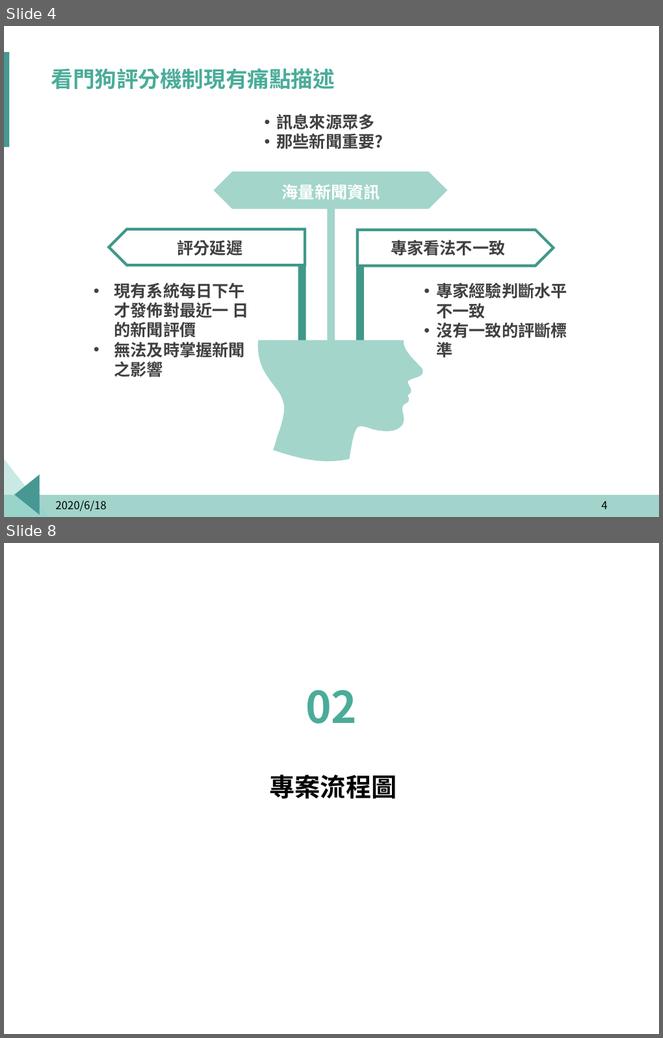
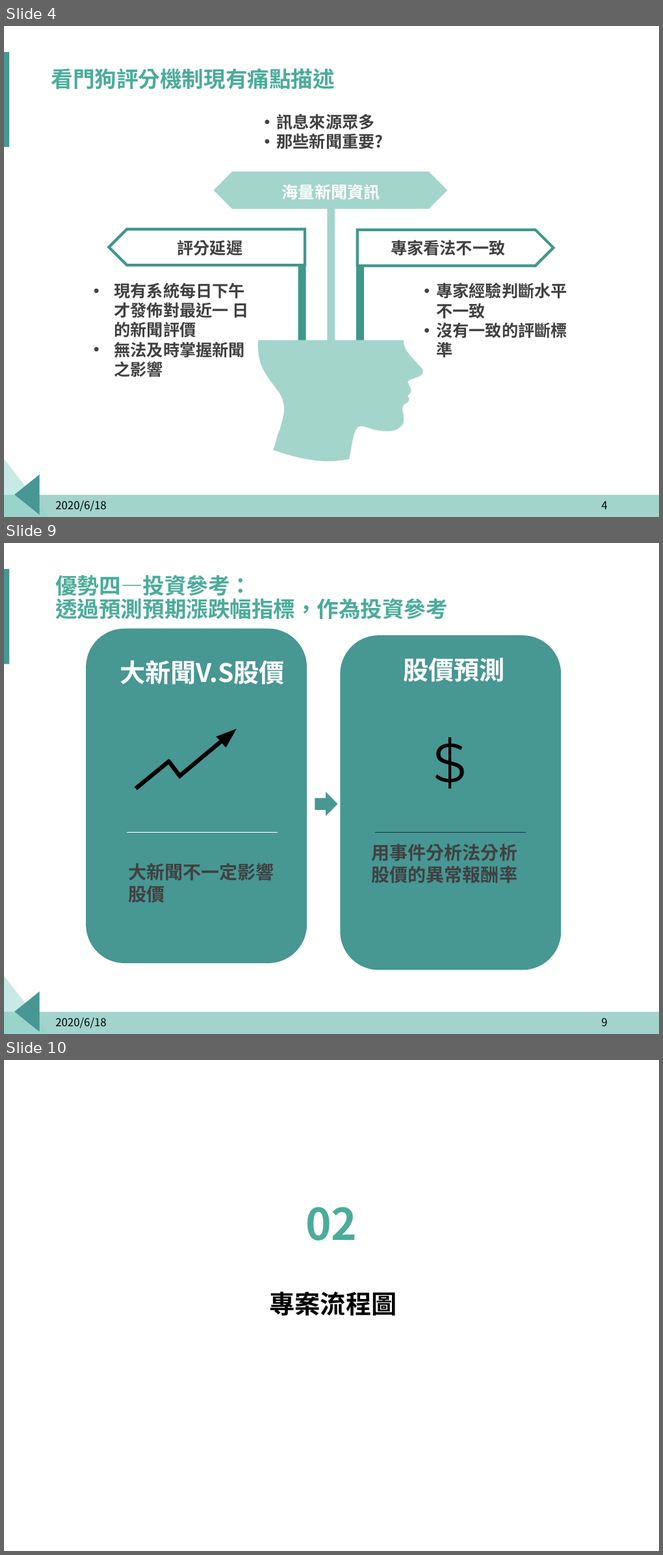
Before and after one commit to p314008dsa/Text-mining, a slide deck: 報告擋/Fintech.pptx. Shown one above the other, each under a label of ours: slides 4 and 8 before the commit, slides 4, 9 and 10 after it; the slides between them are not shown. The pictures are 663x1038 and 663x1555 pixels, drawn with LibreOffice and Linux fonts; fonts in the diff are those of the drawing; background and template pictures are left out. Boxes give left, top, right and bottom in pixels: in the first picture for what was removed or moved away, otherwise in the second. Text is boxed around its words. In the diff, an @@ line names an element or a change of style, - is before the commit and + after.

```diff
--- a/報告擋/Fintech.pptx
+++ b/報告擋/Fintech.pptx
@@ slide 9 added at [4,543,659,1034], background #FFFFFF; not listed: 4 template elements that a slide beside it also shows @@
@@ title added at [55,575,448,619], 24 pt, text #4AAC99, bold @@
+優勢四—投資參考：
+透過預測預期漲跌幅指標，作為投資參考
@@ rounded rectangle added at [86,629,307,964], fill #479793 @@
@@ rounded rectangle added at [340,635,561,970], fill #479793 @@
@@ text added at [403,657,505,682], 28 pt, text #FFFFFF, bold @@
+股價預測
@@ text added at [120,660,285,685], 28 pt, text #FFFFFF, bold @@
+大新聞V.S股價
@@ text added at [417,705,484,797], 60 pt, text #000000 @@
+$
@@ triangle added at [217,724,239,746], fill #000000, outline #000000 1 pt @@
@@ line added from (180, 776) to (223, 740), #000000 4.5 pt @@
@@ line added from (136, 789) to (170, 761), #000000 4.5 pt @@
@@ line added from (181, 778) to (168, 761), #000000 4.5 pt @@
@@ right arrow added at [315,793,337,815], fill #479793, outline #479793 1 pt @@
@@ line added from (128, 832) to (278, 832), #FFFFFF 0.5 pt @@
@@ line added from (376, 832) to (526, 832), #1E3148 0.5 pt @@
@@ text added at [372,844,518,884], 20 pt, text #404040, bold @@
+用事件分析法分析股價的異常報酬率
@@ text added at [128,863,274,902], 20 pt, text #404040, bold @@
+大新聞不一定影響股價
@@ page number added at [242,949,389,975], 12 pt, text #000000 @@
+9
@@ text added at [55,1017,106,1029], 12 pt, text #000000 @@
+2020/6/18
@@ page number added at [601,1018,607,1027], 12 pt, text #000000 @@
+9
@@ what was slide 8 is now slide 10 @@
```
Also in this commit, not shown: 10 slides changed, 1 other slide added.
